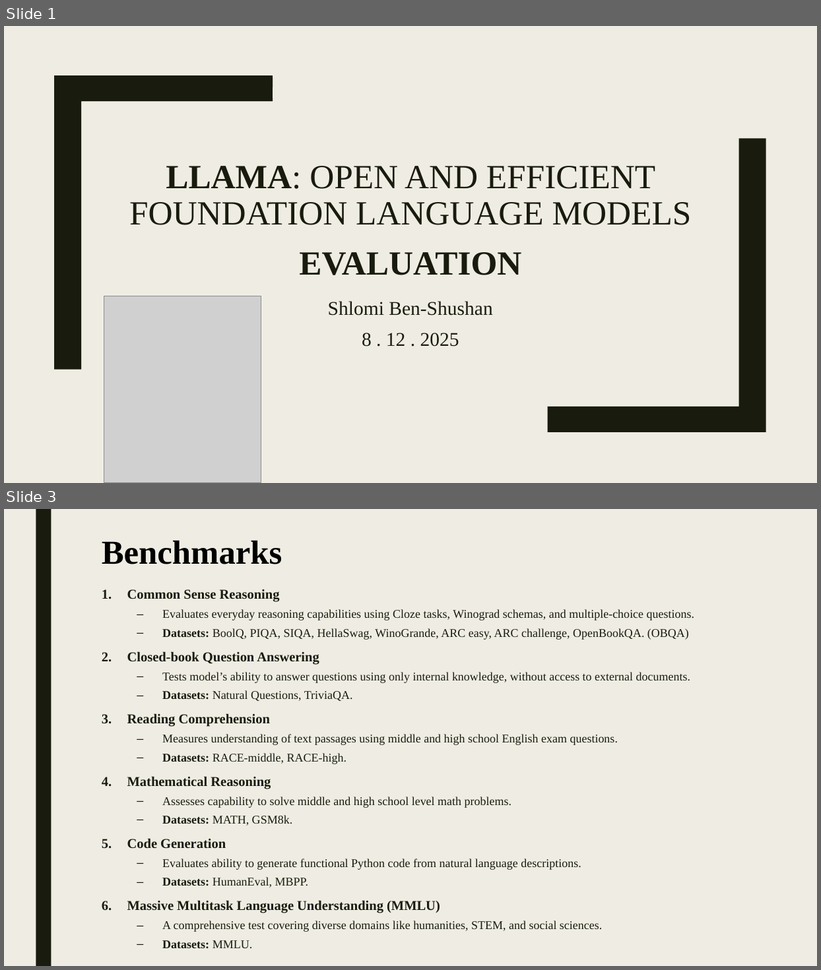
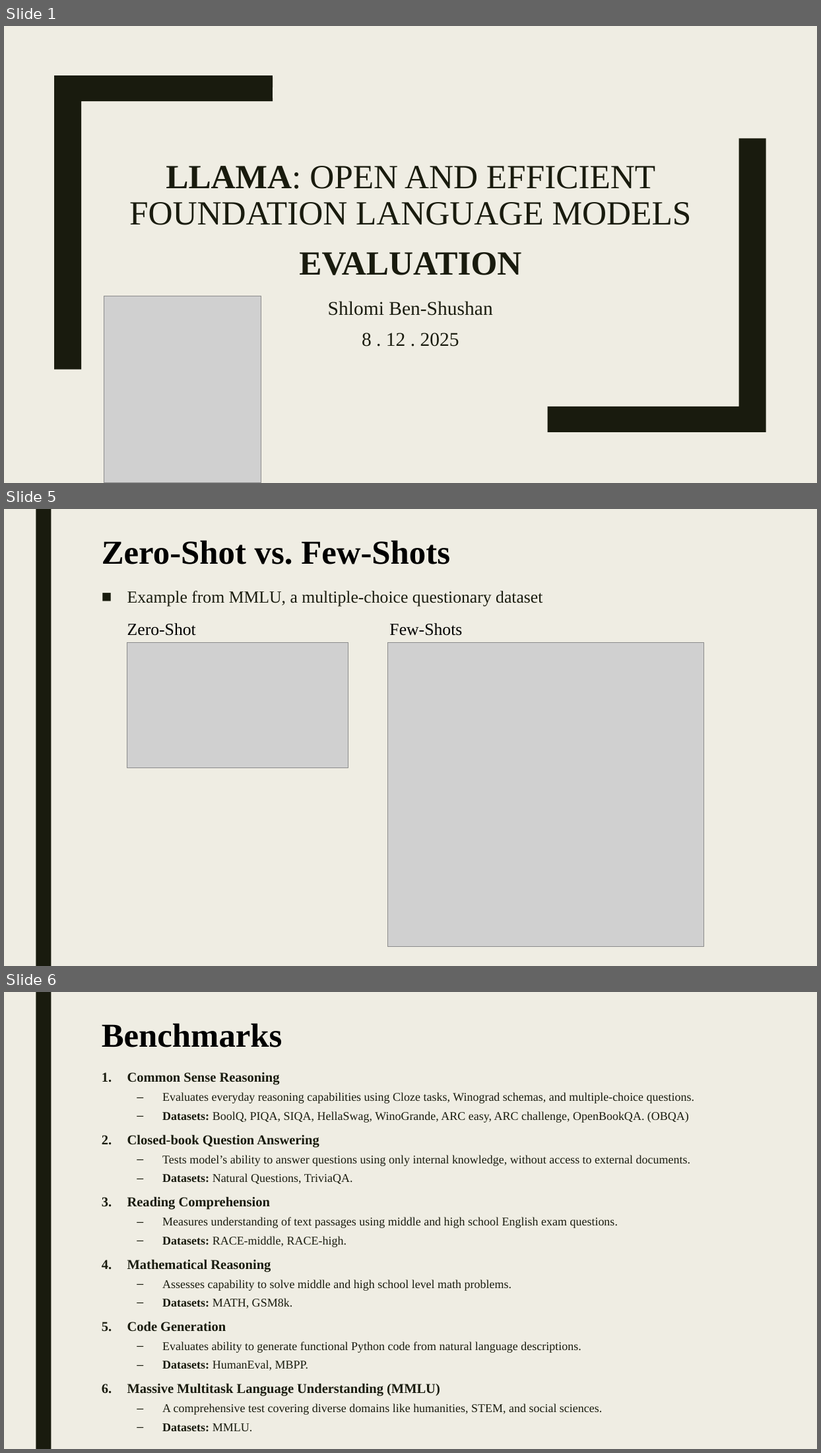
Before and after one commit to shlomi1993/llm-from-scratch, a slide deck: presentation/Lecture Slides.pptx. Shown one above the other, each under a label of ours: slides 1 and 3 before the commit, slides 1, 5 and 6 after it; the slides between them are not shown. The pictures are 821x970 and 821x1453 pixels, drawn with LibreOffice and Linux fonts; fonts in the diff are those of the drawing; grey boxes stand for pictures. Boxes give left, top, right and bottom in pixels: in the first picture for what was removed or moved away, otherwise in the second. Text is boxed around its words. In the diff, an @@ line names an element or a change of style, - is before the commit and + after.

```diff
--- a/presentation/Lecture Slides.pptx
+++ b/presentation/Lecture Slides.pptx
@@ slide 5 added at bbox=[4, 509, 817, 966], background #EFEDE3; not listed: 1 template element that a slide beside it also shows @@
@@ title added at bbox=[102, 540, 450, 564], 39.6 pt, text #000000, bold @@
+Zero-Shot vs. Few-Shots
@@ text added at bbox=[127, 591, 543, 606], 20 pt, text #191B0E @@
+■ Example from MMLU, a multiple-choice questionary dataset
@@ text added at bbox=[127, 623, 196, 636], 20 pt, text #000000 @@
+Zero-Shot
@@ text added at bbox=[389, 623, 462, 636], 20 pt, text #000000 @@
+Few-Shots
@@ picture added at bbox=[127, 642, 348, 768] @@
@@ picture added at bbox=[387, 642, 704, 947] @@
@@ what was slide 3 is now slide 6 @@
```
Also in this commit, not shown: 4 slides changed, 2 other slides added, 2 slides removed.
